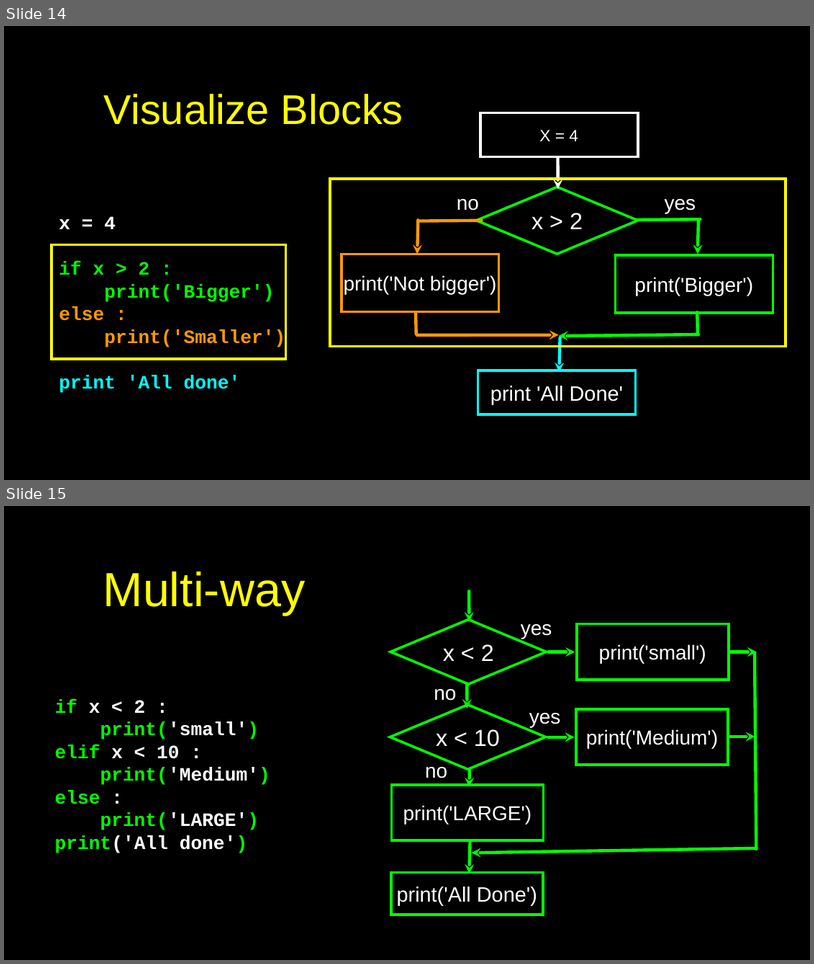
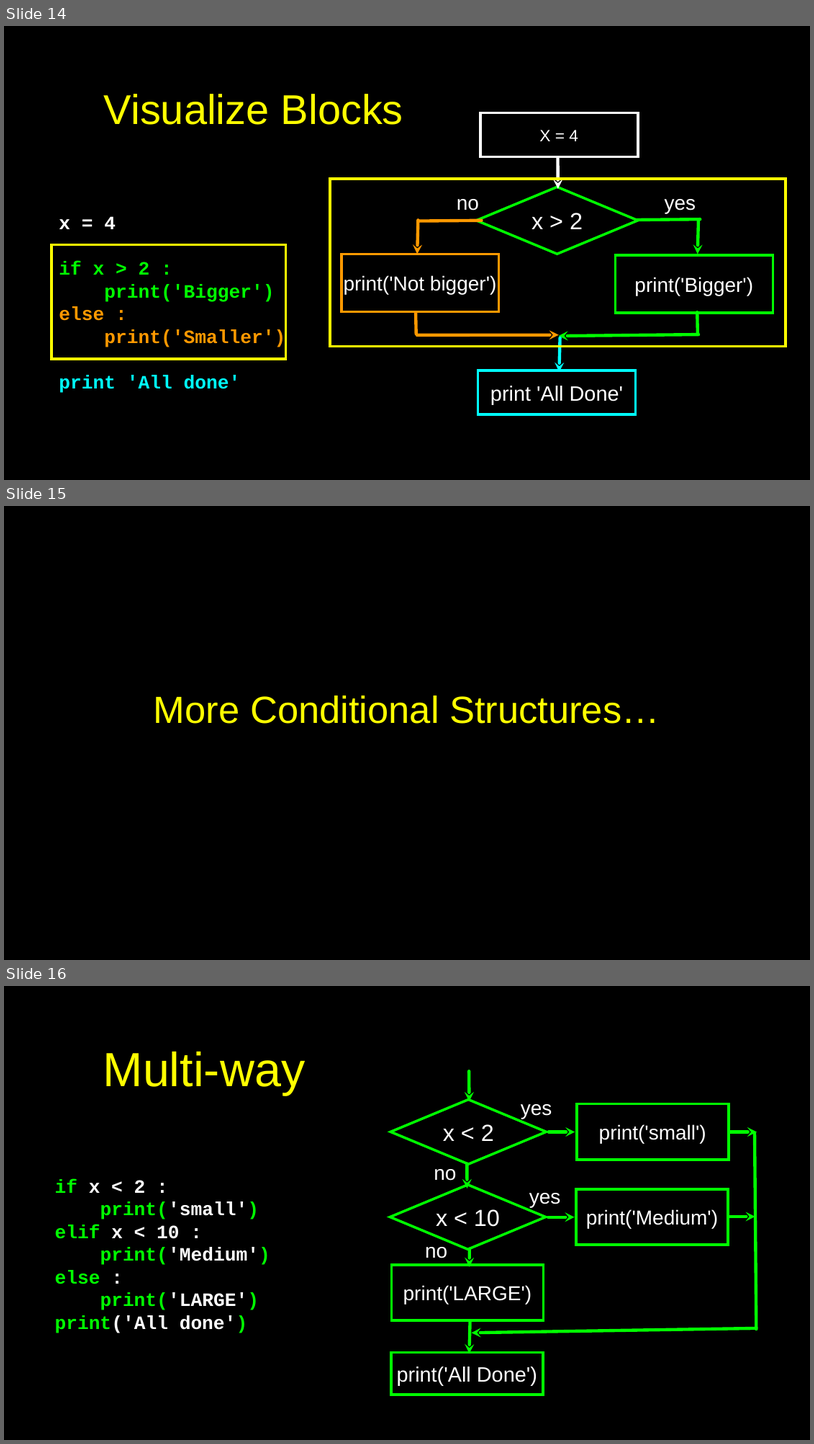
Before and after one commit to csev/py4e, a slide deck: lectures3/Pythonlearn-03-Conditional.pptx. Shown one above the other, each under a label of ours: slides 14 and 15 before the commit, slides 14, 15 and 16 after it. The pictures are 814x964 and 814x1444 pixels, drawn with LibreOffice and Linux fonts; fonts in the diff are those of the drawing. Boxes give left, top, right and bottom in pixels: in the first picture for what was removed or moved away, otherwise in the second. Text is boxed around its words. In the diff, an @@ line names an element or a change of style, - is before the commit and + after.

```diff
--- a/lectures3/Pythonlearn-03-Conditional.pptx
+++ b/lectures3/Pythonlearn-03-Conditional.pptx
@@ slide 15 added at (4,506,810,960), background #000000; not listed: 1 template element that a slide beside it also shows @@
@@ title added at (154,695,660,723), 60 pt, text #FFFF00 @@
+More Conditional Structures…
@@ what was slide 15 is now slide 16 @@
```
Also in this commit, not shown: 3 slides changed, 14 other files.
